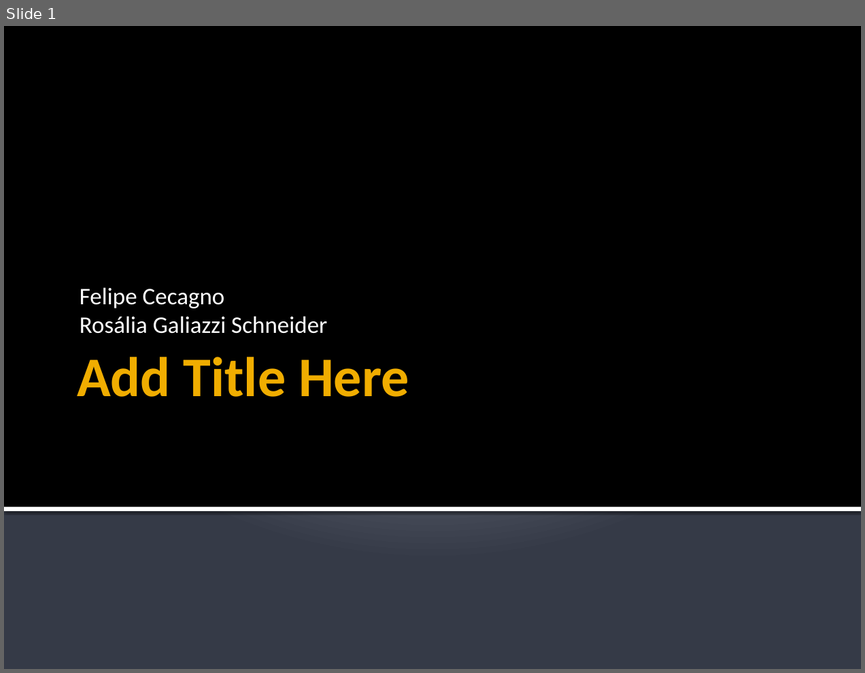
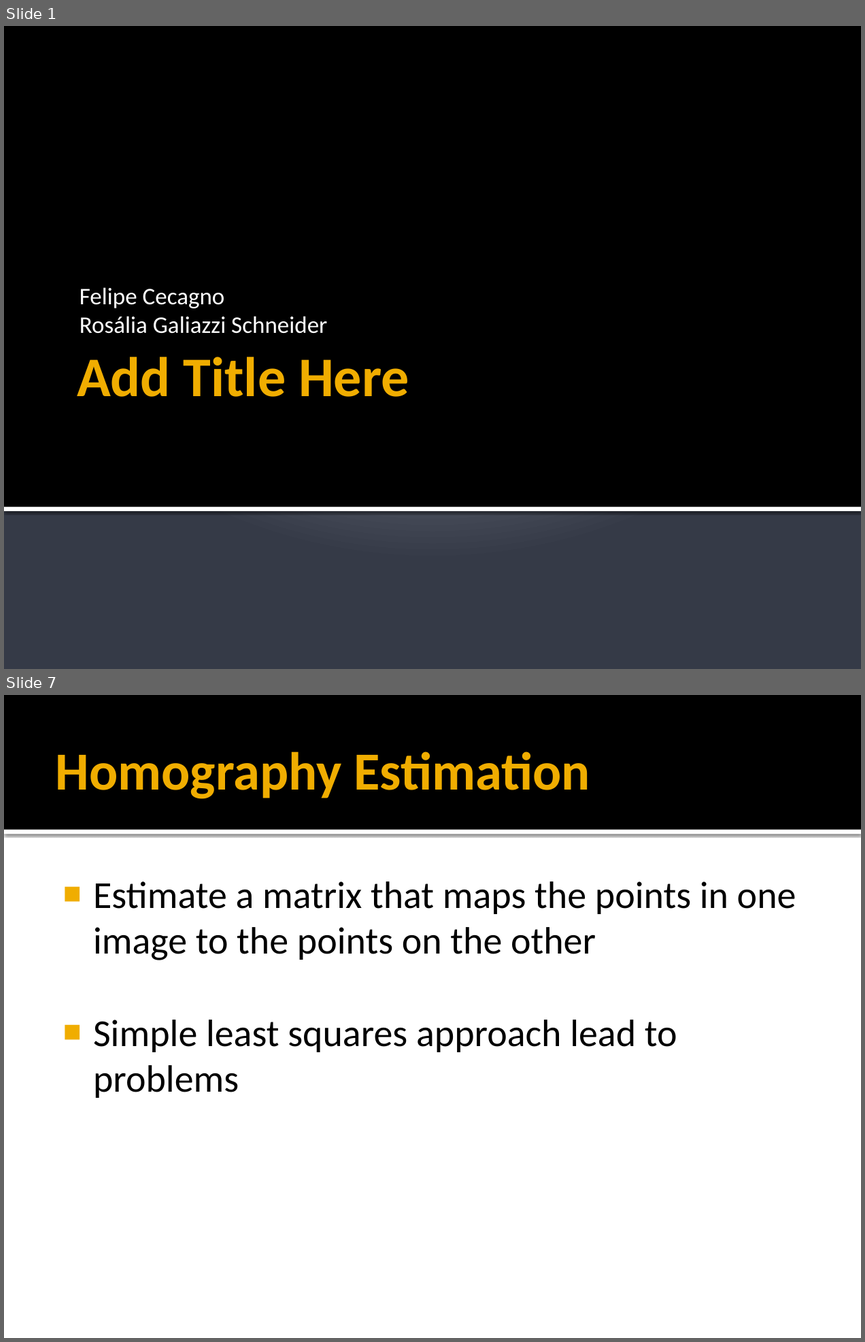
Before and after one commit to fcecagno/epsilon-video-player, a slide deck: Docs/TrabFinal.pptx. Shown one above the other, each under a label of ours: slide 1 before the commit, slides 1 and 7 after it; the slides between them are not shown. The pictures are 865x673 and 865x1342 pixels, drawn with LibreOffice and Linux fonts; fonts in the diff are those of the drawing. Boxes give left, top, right and bottom in pixels: in the first picture for what was removed or moved away, otherwise in the second. Text is boxed around its words. In the diff, an @@ line names an element or a change of style, - is before the commit and + after.

```diff
--- a/Docs/TrabFinal.pptx
+++ b/Docs/TrabFinal.pptx
@@ slide 7 added at [4,695,861,1338], background #FFFFFF @@
@@ rectangle added at [4,695,861,830], fill #000000 @@
@@ title added at [56,751,590,799], 45 pt, text #F0AD00, bold @@
+Homography Estimation
@@ rectangle added at [4,830,861,834], fill #FFFFFF @@
@@ text added at [93,881,796,1098], 32 pt, text #000000 @@
+■ Estimate a matrix that maps the points in one image to the points on the other
+■ Simple least squares approach lead to problems
```
Also in this commit, not shown: 7 other slides added, 1 slide removed, 25 other files.
